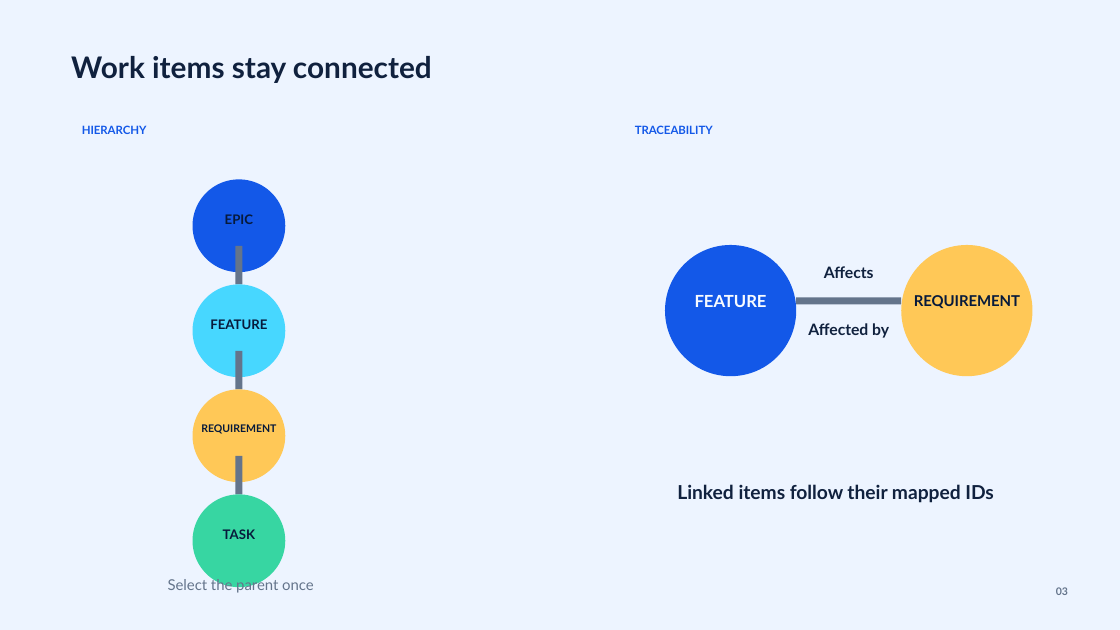
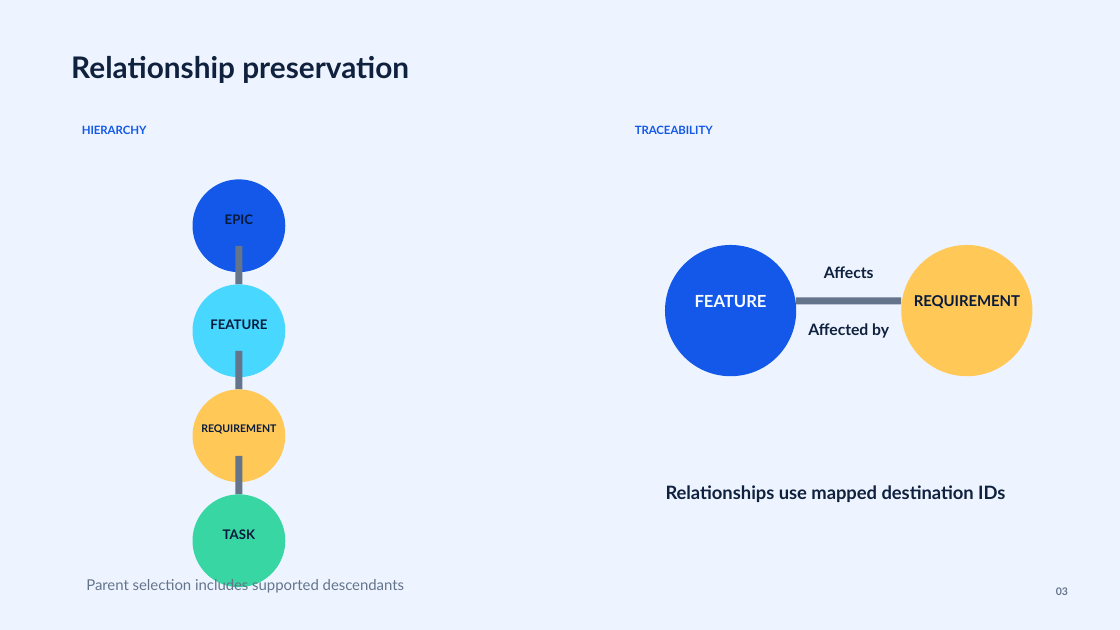
Before and after one commit to Sindhuramu28/FA-Req, a slide deck: slide 3 of docs/SyncWorkTrack_Innovative_Demo.pptx. Drawn at 1120x630 pixels with LibreOffice and Linux fonts; fonts in the diff are those of the drawing. Boxes give left, top, right and bottom in pixels: in the first picture for what was removed or moved away, otherwise in the second. Text is boxed around its words. In the diff, an @@ line names an element or a change of style, - is before the commit and + after.

```diff
--- a/docs/SyncWorkTrack_Innovative_Demo.pptx
+++ b/docs/SyncWorkTrack_Innovative_Demo.pptx
@@ text at (71,56,409,83): text changed @@
-Work items stay connected
+Relationship preservation
@@ text at (666,485,1005,502): text changed; size 16.5 to 15.8 pt @@
-Linked items follow their mapped IDs
+Relationships use mapped destination IDs
@@ text at (86,577,404,594): text changed; size 12.7 to 12.8 pt @@
-Select the parent once
+Parent selection includes supported descendants
```
Also in this commit, not shown: 4 other slides changed.
